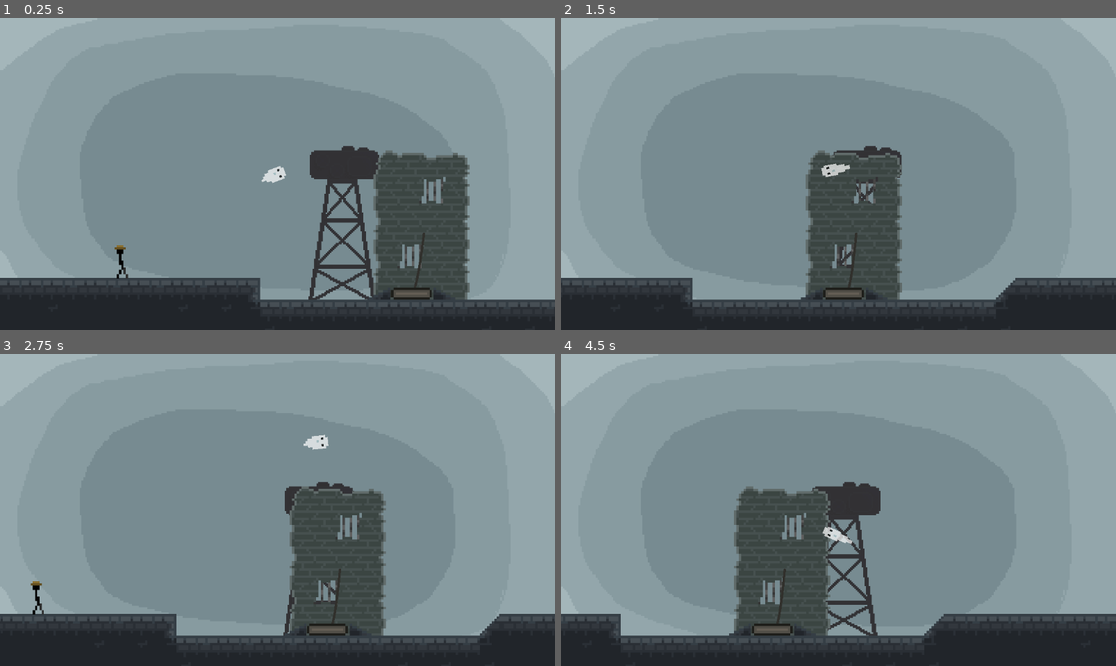
Above: before the commit, frames 1-4 (two rows, left to right).
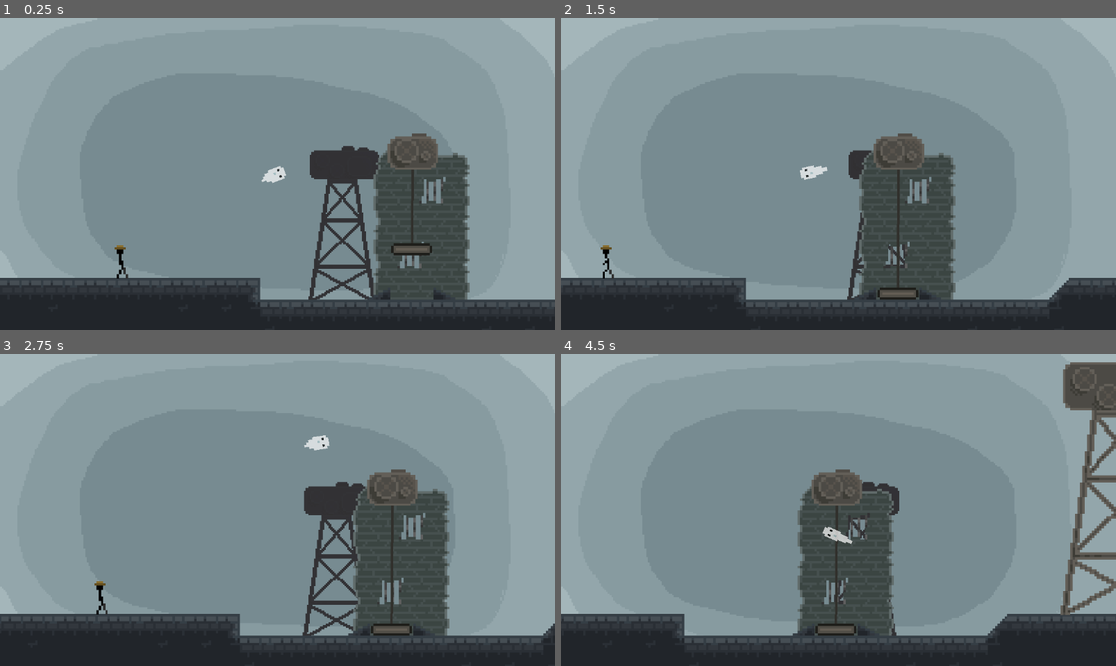
Above: after the commit, the same moments.

Repository: thbop/Spectre
Game: Godot game, scene res://Assets/Scene.tscn
Two runs of this game, one before a commit and one after it. Both use one fixed random seed, a clock stepped at 60 frames per second and the inputs below.
Inputs (mouse positions are in pixels of both pictures, inside the frame that each line leads up to):
- Up to frame 1 (0.25 s): no input
- Up to frame 2 (1.5 s): move the mouse to (960, 158) at 0.52 s; move the mouse to (727, 189) at 1.27 s
- Up to frame 3 (2.75 s): move the mouse to (333, 441) at 2.02 s
- Up to frame 4 (4.5 s): move the mouse to (810, 572) at 2.77 s; move the mouse to (1005, 556) at 3.52 s; move the mouse to (672, 463) at 4.27 s

The runs differ from the first frame. In frame 1, 1.1% of the frame differs, in the area x 69-79%, y 36-91%; in frame 2, 12%; in frame 3, 13%; in frame 4, 16%, in the area x 0-100%, y 2-94%.

Commit message:
Will it go up?

Diff:
--- a/Assets/Jeff.tscn
+++ b/Assets/Jeff.tscn
@@ -5,8 +5,8 @@
 [ext_resource type="Texture2D" uid="uid://bnw8p4h1p7kcv" path="res://Assets/Graphics/Jeff/walk.png" id="3_0a1l0"]
 
 [sub_resource type="CapsuleShape2D" id="CapsuleShape2D_1cfi7"]
-radius = 2.5
-height = 25.0
+radius = 3.5
+height = 26.0
 
 [sub_resource type="AtlasTexture" id="AtlasTexture_3ldma"]
 atlas = ExtResource("2_bi0pu")
@@ -117,7 +117,7 @@
 script = ExtResource("1_0q5bj")
 
 [node name="Shape" type="CollisionShape2D" parent="."]
-position = Vector2(1.5, 0.5)
+position = Vector2(1, 0)
 shape = SubResource("CapsuleShape2D_1cfi7")
 
 [node name="Animator" type="AnimatedSprite2D" parent="."]
--- a/Assets/Elevator.tscn
+++ b/Assets/Machines/Elevator.tscn
@@ -1,8 +1,9 @@
-[gd_scene load_steps=5 format=3 uid="uid://dbrau1m54ahsm"]
+[gd_scene load_steps=6 format=3 uid="uid://dbrau1m54ahsm"]
 
 [ext_resource type="Script" path="res://Assets/Scripts/Machines/Elevator.gd" id="1_5qr87"]
 [ext_resource type="Texture2D" uid="uid://5h46843mqfhy" path="res://Assets/Graphics/Machines/elevatorFloor.png" id="1_brs71"]
 [ext_resource type="PackedScene" uid="uid://p8xnpjbnt6rl" path="res://Assets/Misc/Rope.tscn" id="2_kwhul"]
+[ext_resource type="PackedScene" uid="uid://cywsc2hwbitw4" path="res://Assets/Machines/Puller.tscn" id="4_gkek8"]
 
 [sub_resource type="RectangleShape2D" id="RectangleShape2D_a7rjn"]
 size = Vector2(16.8, 4.9)
@@ -11,10 +12,9 @@
 script = ExtResource("1_5qr87")
 
 [node name="Rope" parent="." instance=ExtResource("2_kwhul")]
-points = PackedVector2Array(-0.999969, 1, -5.6012, 22.7672, -9.00974, 38.8922, -12.5408, 55.5971, -16.2529, 73.1579, -20.2471, 92.0535, -23.858, 109.136, -27, 124)
+points = PackedVector2Array(-0.999969, -170, -1, 1)
 
 [node name="Floor" type="CharacterBody2D" parent="."]
-position = Vector2(-27, 124)
 
 [node name="CollisionShape2D" type="CollisionShape2D" parent="Floor"]
 position = Vector2(0, 0.25)
@@ -24,3 +24,6 @@
 [node name="Sprite2D" type="Sprite2D" parent="Floor"]
 scale = Vector2(5, 5)
 texture = ExtResource("1_brs71")
+
+[node name="Puller" parent="." instance=ExtResource("4_gkek8")]
+position = Vector2(2, -170)
--- /dev/null
+++ b/Assets/Machines/Puller.tscn
@@ -0,0 +1,30 @@
+[gd_scene load_steps=6 format=3 uid="uid://cywsc2hwbitw4"]
+
+[ext_resource type="Script" path="res://Assets/Scripts/Machines/Puller.gd" id="1_qdweq"]
+[ext_resource type="Texture2D" uid="uid://b8hw7438ut7hf" path="res://Assets/Graphics/Machines/Puller/base.png" id="1_rljxy"]
+[ext_resource type="Texture2D" uid="uid://bdn8kib2elc6g" path="res://Assets/Graphics/Machines/Puller/wheel0.png" id="2_dfi13"]
+[ext_resource type="Texture2D" uid="uid://q4jailo8ifga" path="res://Assets/Graphics/Machines/Puller/wheel1.png" id="3_5ks7j"]
+
+[sub_resource type="RectangleShape2D" id="RectangleShape2D_v6bnl"]
+size = Vector2(106, 70)
+
+[node name="Puller" type="StaticBody2D"]
+script = ExtResource("1_qdweq")
+
+[node name="CollisionShape2D" type="CollisionShape2D" parent="."]
+position = Vector2(0, 3)
+shape = SubResource("RectangleShape2D_v6bnl")
+
+[node name="Base" type="Sprite2D" parent="."]
+scale = Vector2(5, 5)
+texture = ExtResource("1_rljxy")
+
+[node name="Wheel0" type="Sprite2D" parent="."]
+position = Vector2(-13, -2)
+scale = Vector2(5, 5)
+texture = ExtResource("2_dfi13")
+
+[node name="Wheel1" type="Sprite2D" parent="."]
+position = Vector2(27, 8)
+scale = Vector2(5, 5)
+texture = ExtResource("3_5ks7j")
--- a/Assets/Scene.tscn
+++ b/Assets/Scene.tscn
@@ -6,9 +6,10 @@
 [ext_resource type="Script" path="res://Assets/Scripts/Camera2D.gd" id="4_i6t0c"]
 [ext_resource type="Texture2D" uid="uid://cgjedo6cvph8l" path="res://Assets/Graphics/Tiles/tiles0.png" id="4_pkj31"]
 [ext_resource type="Texture2D" uid="uid://dgeq5sqyamdbe" path="res://Assets/Graphics/Sketches/sky.png" id="5_5pj34"]
-[ext_resource type="PackedScene" uid="uid://dbrau1m54ahsm" path="res://Assets/Elevator.tscn" id="5_a4rus"]
+[ext_resource type="PackedScene" uid="uid://dbrau1m54ahsm" path="res://Assets/Machines/Elevator.tscn" id="5_a4rus"]
 [ext_resource type="PackedScene" uid="uid://b83imlskdrgla" path="res://Assets/Decos/LayerDeco.tscn" id="5_fdum5"]
 [ext_resource type="Shader" path="res://Assets/Shaders/PostProcessing.gdshader" id="7_38nn1"]
+[ext_resource type="Texture2D" uid="uid://ck2abfqq1d8lh" path="res://Assets/Graphics/Machines/crane.png" id="11_3mxlt"]
 
 [sub_resource type="TileSetAtlasSource" id="TileSetAtlasSource_f6kr2"]
 texture = ExtResource("4_pkj31")
@@ -108,8 +109,13 @@
 
 [node name="Objects" type="Node2D" parent="."]
 
+[node name="Crane" type="Sprite2D" parent="Objects"]
+position = Vector2(1444, 272)
+scale = Vector2(5, 5)
+texture = ExtResource("11_3mxlt")
+
 [node name="Elevator" parent="Objects" instance=ExtResource("5_a4rus")]
-position = Vector2(881, 447)
+position = Vector2(855, 448)
 
 [node name="Actors" type="Node2D" parent="."]
 
--- a/Assets/Scripts/Machines/Elevator.gd
+++ b/Assets/Scripts/Machines/Elevator.gd
@@ -1,4 +1,5 @@
 extends Node2D
+@onready var Puller = $Puller
 @onready var Rope = $Rope
 @onready var Floor = $Floor
 
@@ -7,8 +8,10 @@
 func _process(delta: float) -> void:
 	#Rope.points[0] = get_global_mouse_position()
 
+
 	if not Floor.is_on_floor():
 		Floor.velocity.y += gravity * delta
 	Floor.move_and_slide()
 
+	Rope.points[0] = Puller.position
 	Rope.points[-1] = Floor.position
--- /dev/null
+++ b/Assets/Scripts/Machines/Puller.gd
@@ -0,0 +1,12 @@
+extends StaticBody2D
+@onready var W0 = $Wheel0
+@onready var W1 = $Wheel1
+
+var spin: bool = false
+
+
+
+func _process(_delta: float) -> void:
+	if spin:
+		W0.rotate(0.04)
+		W1.rotate(-0.08)
Binary file added: Assets/Graphics/Machines/Puller/base.png
Not shown, added: Assets/Graphics/Machines/Puller/base.png.import
Renamed: Assets/Graphics/Machines/puller.ase -> Assets/Graphics/Machines/Puller/puller.ase
Binary file added: Assets/Graphics/Machines/Puller/wheel0.png
Not shown, added: Assets/Graphics/Machines/Puller/wheel0.png.import
Binary file added: Assets/Graphics/Machines/Puller/wheel1.png
Not shown, changed: Assets/Graphics/Machines/Puller/wheel1.png.import
Binary file removed: Assets/Graphics/Machines/puller.png
Not shown: 1 places in Assets/Scene.tscn that only renumber resources
